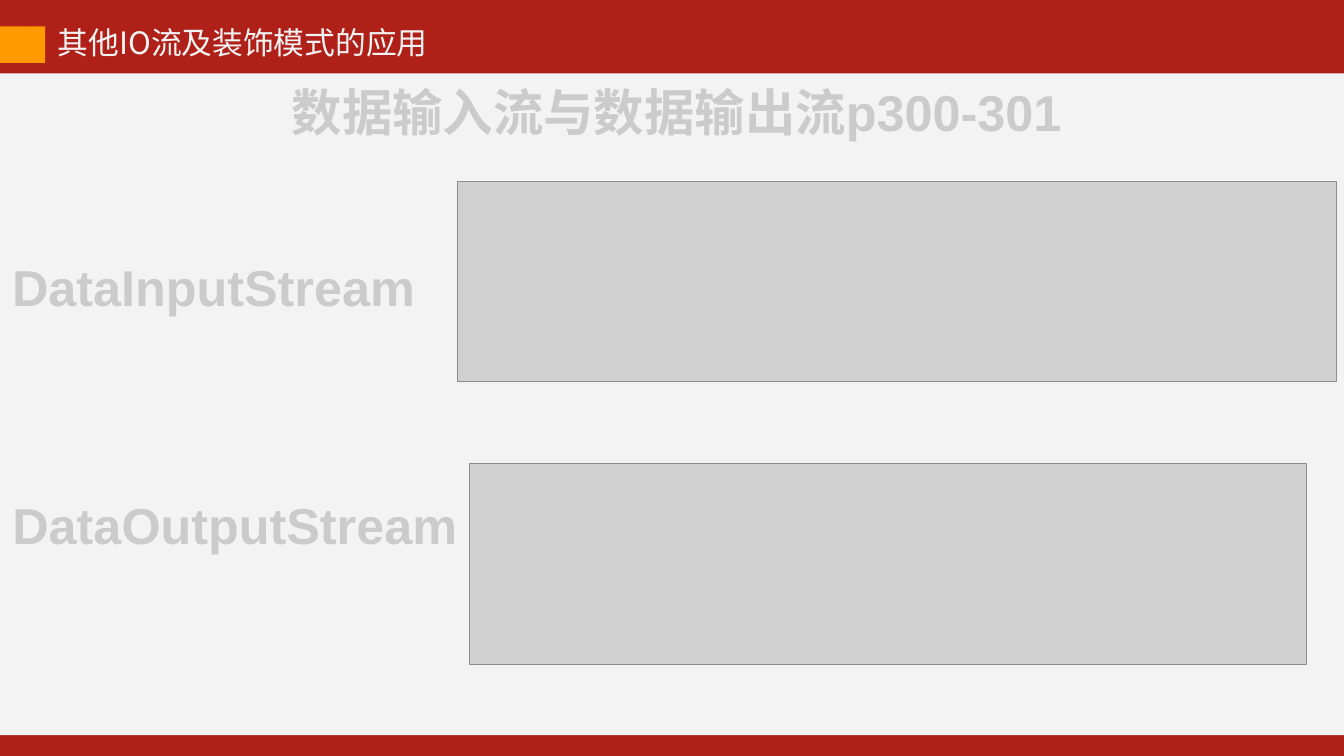
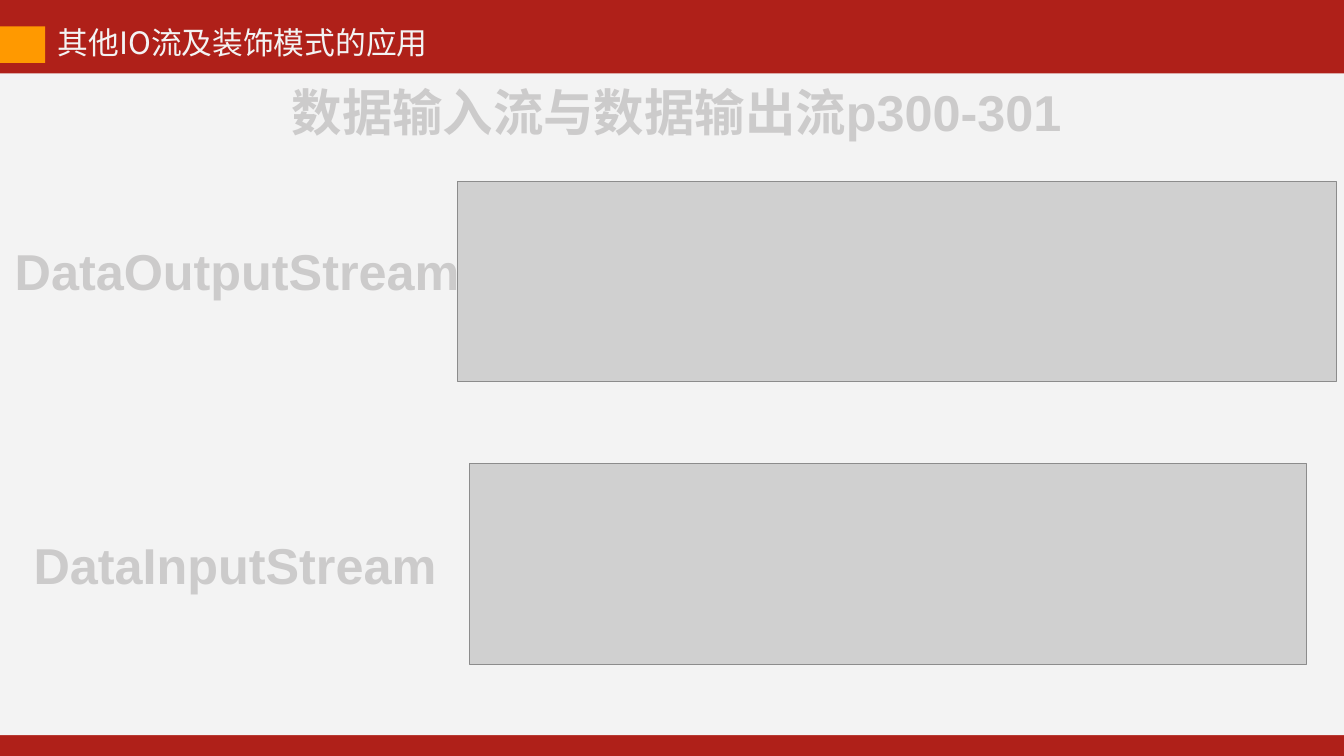
Before and after one commit to kevinjoyce/JavaCourseWare, a slide deck: slide 7 of PPT/每次课PPT/12 IO（输入输出）-2.pptx. Drawn at 1344x756 pixels with LibreOffice and Linux fonts; fonts in the diff are those of the drawing; grey boxes stand for pictures. Boxes give left, top, right and bottom in pixels: in the first picture for what was removed or moved away, otherwise in the second. Text is boxed around its words. In the diff, an @@ line names an element or a change of style, - is before the commit and + after.

```diff
--- a/PPT/每次课PPT/12 IO（输入输出）-2.pptx
+++ b/PPT/每次课PPT/12 IO（输入输出）-2.pptx
@@ text "DataOutputStream" rewrapped from [12,499,457,555] to [15,249,460,299] @@
@@ text "DataInputStream": place and size @@
-text "DataInputStream" at [12,261,415,317]
+text "DataInputStream" at [34,538,437,594]
```
Also in this commit, not shown: 1 other slide changed.
